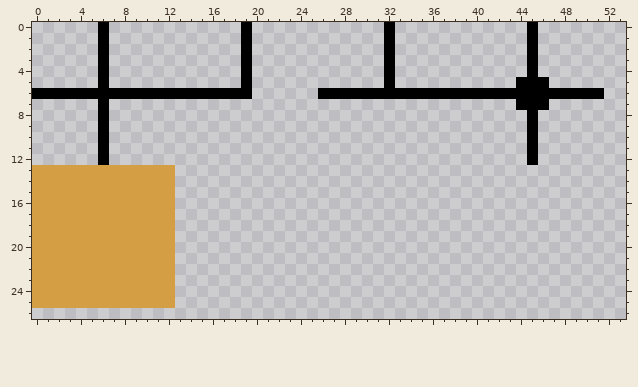
One commit to this pixel-art file: resource/board-atlas.aseprite. Above is the file before it was changed.
64x32 pixels, 1 frame. Shown: x 0..53, y 0..26.
New version:
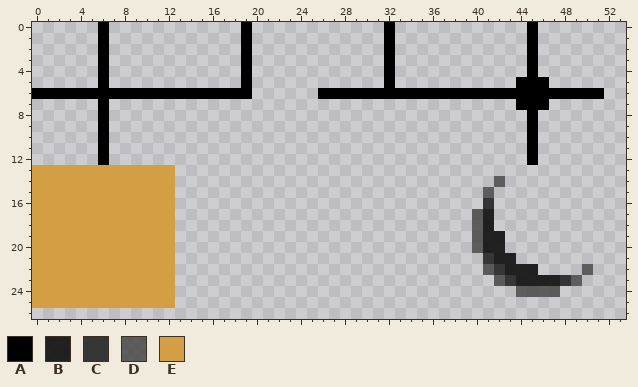
Palette (. is transparent): A #000000  B #151515ef  C #2a2a2aec  D #424242ce  E #d49f44
The commit says: Dumb little pixel shadow thingy, might delete later
Edits made:
Layer "Layer 2":
y 14: x 42 . -> D
y 15: x 41 . -> D
y 16: x 41 . -> C
y 17..18: x 40..41 .. -> DB
y 19..20: x 40..42 ... -> DBB
y 21: x 41..43 ... -> CBB
y 22: x 41..45 ..... -> DCBBB; x 50 . -> D
y 23: x 42..49 ........ -> DCBBBBCD
y 24: x 44..47 .... -> DDDD
Changed places in both pictures, as pixel boxes (x1, y1, x2, y2):
added: (472, 176, 593, 297)
